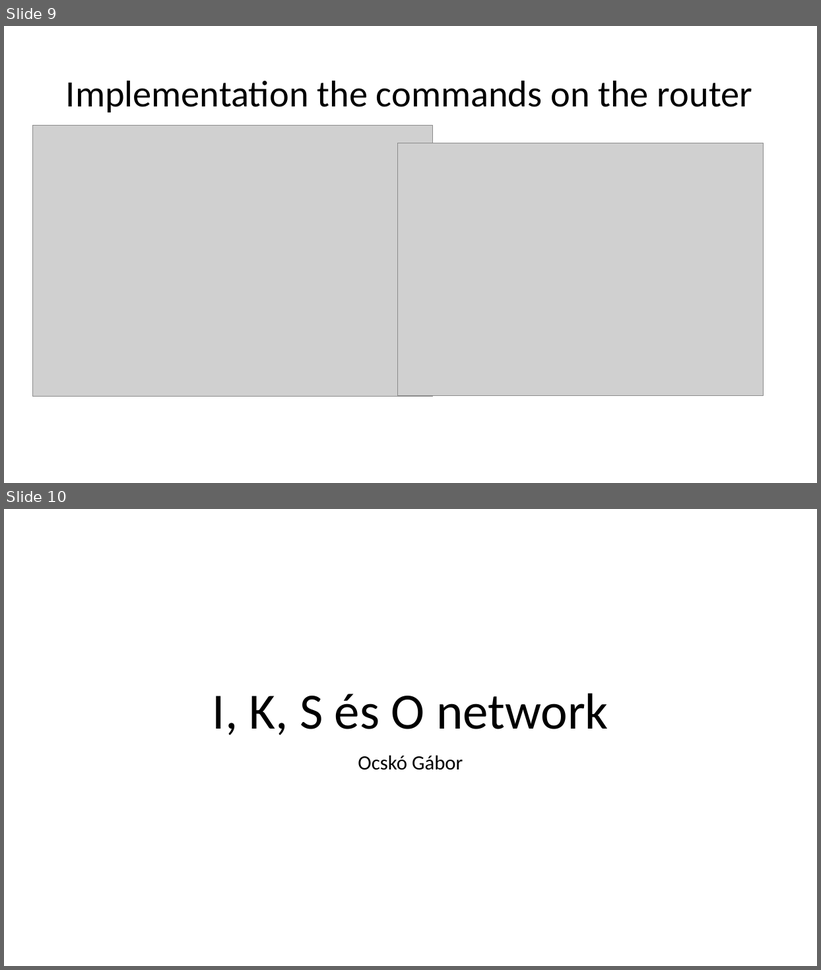
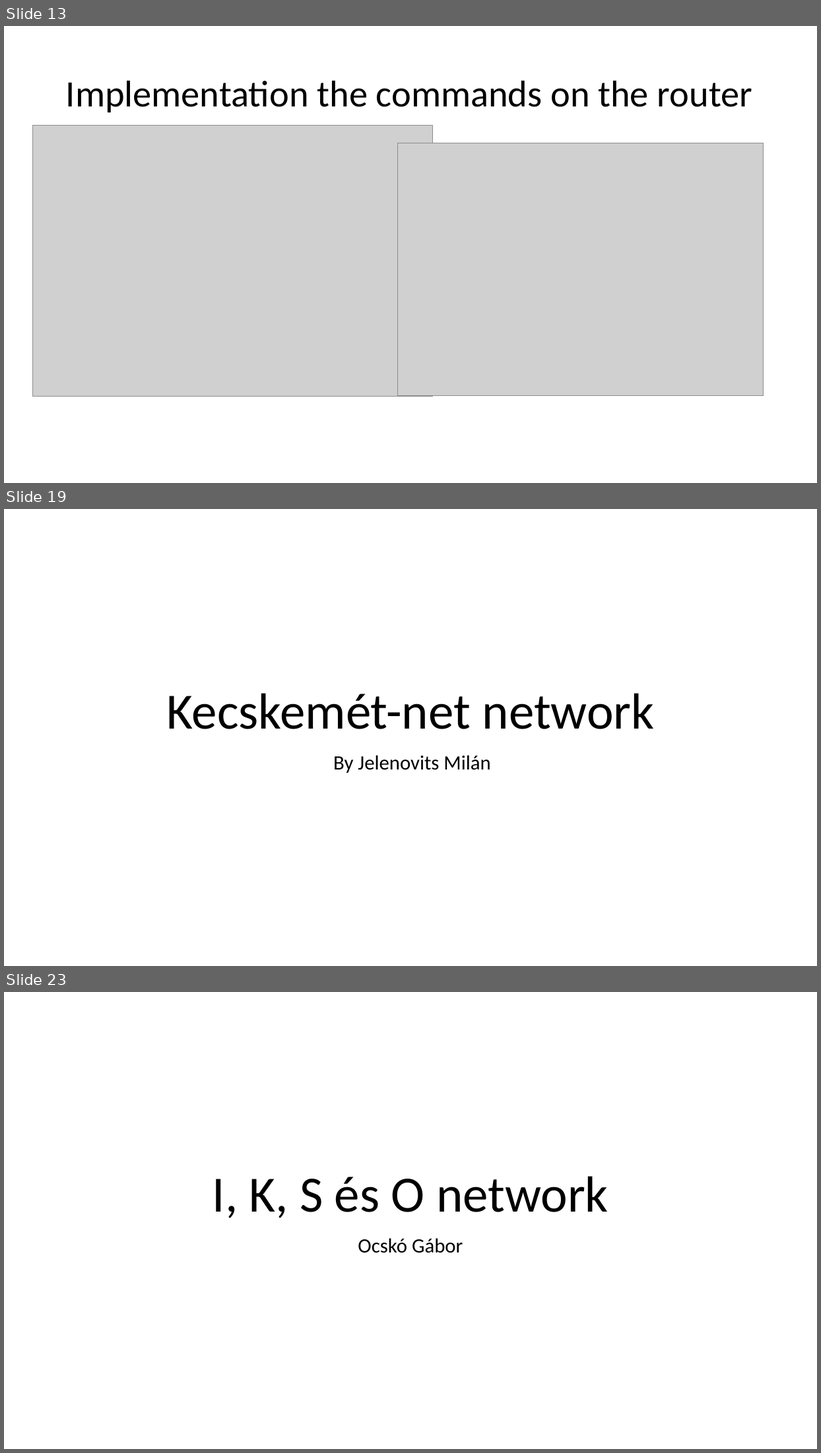
Before and after one commit to I-Izumi/School-project-network, a slide deck: Prezentációk/Projekt_English.pptx. Shown one above the other, each under a label of ours: slides 9 and 10 before the commit, slides 13, 19 and 23 after it; the slides between them are not shown. The pictures are 821x970 and 821x1453 pixels, drawn with LibreOffice and Linux fonts; fonts in the diff are those of the drawing; grey boxes stand for pictures. Boxes give left, top, right and bottom in pixels: in the first picture for what was removed or moved away, otherwise in the second. Text is boxed around its words. In the diff, an @@ line names an element or a change of style, - is before the commit and + after.

```diff
--- a/Prezentációk/Projekt_English.pptx
+++ b/Prezentációk/Projekt_English.pptx
@@ slide 19 added at [4, 509, 817, 966], background #FFFFFF @@
@@ title added at [166, 693, 655, 729], 60 pt, text #000000 @@
+Kecskemét-net network
@@ subtitle added at [333, 755, 490, 773], 24 pt, text #000000 @@
+By Jelenovits Milán
@@ what was slide 9 is now slide 13 @@
@@ what was slide 10 is now slide 23 @@
```
Also in this commit, not shown: 1 slide changed, 12 other slides added, 1 other file.
